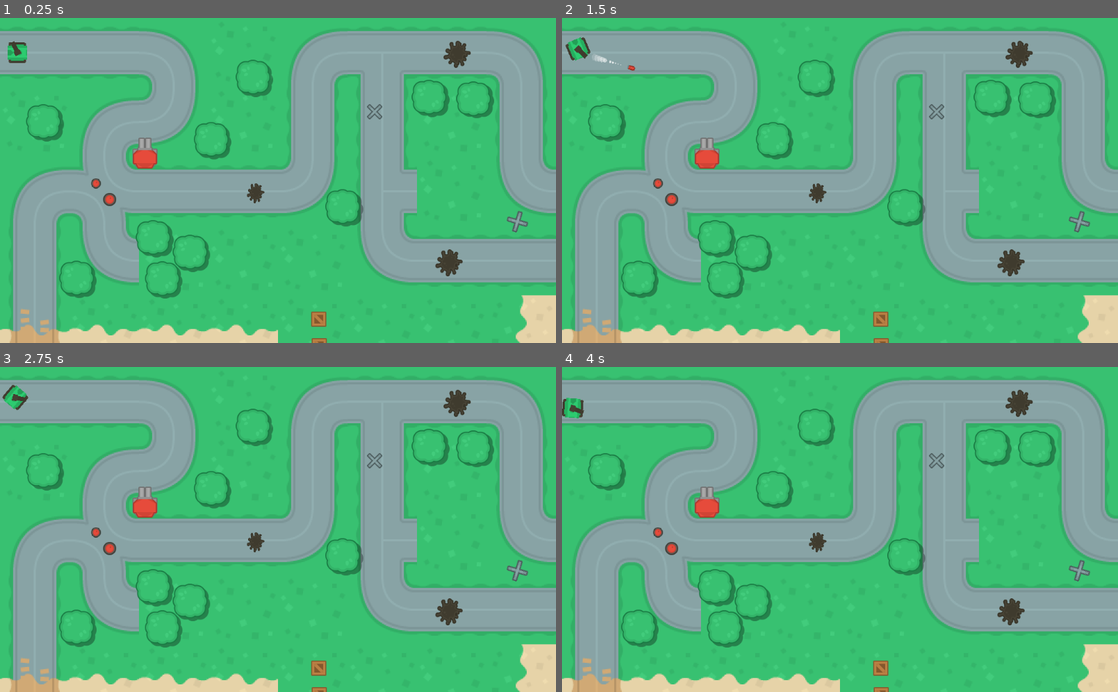
Above: before the commit, frames 1-4 (two rows, left to right).
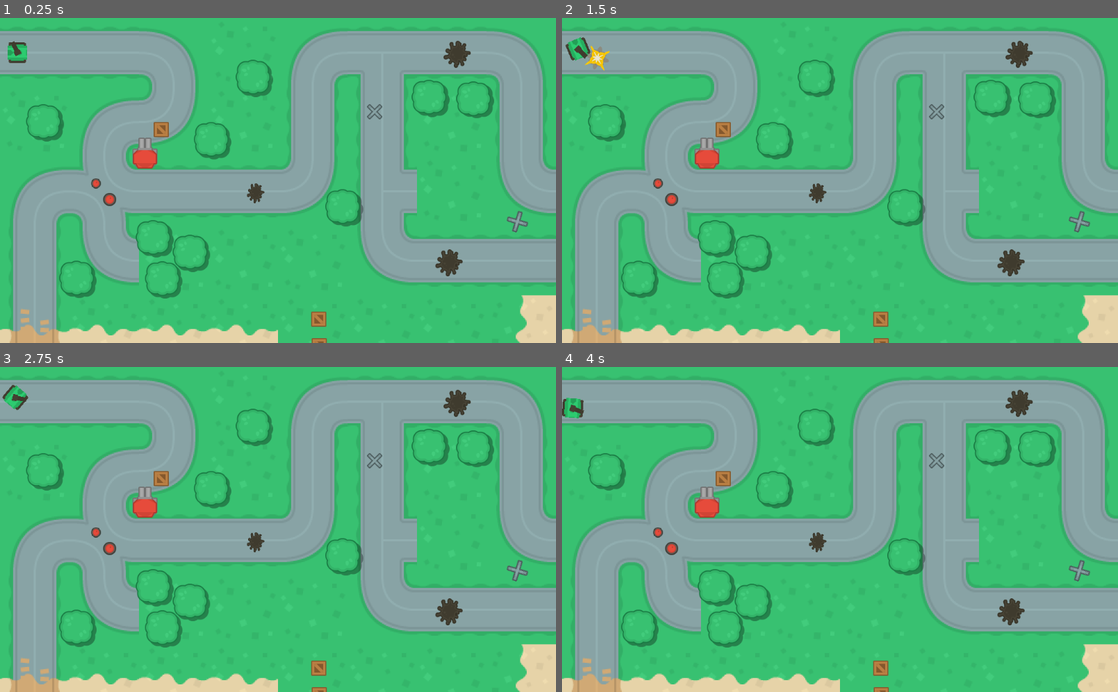
Above: after the commit, the same moments.

Repository: AnaTorres61/rogue-tank
Game: Godot game, scene res://scenes/test_area.tscn
Two runs of this game, one before a commit and one after it. Both use one fixed random seed, a clock stepped at 60 frames per second and the inputs below.
Inputs (mouse positions are in pixels of both pictures, inside the frame that each line leads up to):
- Up to frame 1 (0.25 s): no input
- Up to frame 2 (1.5 s): tap Enter at 0.5 s; move the mouse to (962, 164) at 0.52 s; hold Right (ui_right) 0.53-1.28 s; tap Space at 1.25 s; move the mouse to (728, 196) at 1.27 s; hold Down (ui_down) from 1.28 s (still down)
- Up to frame 3 (2.75 s): move the mouse to (333, 458) at 2.02 s; release Down (ui_down) at 2.03 s; hold Right (ui_right) from 2.03 s (still down)
- Up to frame 4 (4 s): move the mouse to (812, 594) at 2.77 s; release Right (ui_right) at 2.78 s; hold Up (ui_up) 2.78-3.53 s; move the mouse to (1006, 578) at 3.52 s; hold Left (ui_left) from 3.53 s (still down)

The runs differ from the first frame. In frame 1, 0.1% of the frame differs, in the area x 27-31%, y 32-37%; in frame 2, 0.3%, in the area x 4-31%, y 8-37%; in frame 3, 0.1%; in frame 4, 0.1%.

Commit message:
tank is hit

Diff:
--- a/scenes/Tank.tscn
+++ b/scenes/Tank.tscn
@@ -6,6 +6,7 @@
 [ext_resource path="res://sprites/shotRed.png" type="Texture" id=4]
 [ext_resource path="res://sprites/shotLarge.png" type="Texture" id=5]
 [ext_resource path="res://sprites/shotOrange.png" type="Texture" id=6]
+[ext_resource path="res://scripts/destructible.gd" type="Script" id=7]
 
 [sub_resource type="Animation" id=1]
 
@@ -50,6 +51,12 @@
 "values": [ true, false ]
 }
 
+[sub_resource type="CapsuleShape2D" id=2]
+
+custom_solver_bias = 0.0
+radius = 22.5978
+height = 4.37405
+
 [node name="Tank" type="KinematicBody2D" index="0"]
 
 z_index = 5
@@ -76,6 +83,7 @@
 
 [node name="barrel" type="Node2D" parent="." index="2"]
 
+editor/display_folded = true
 position = Vector2( 0, -0.540359 )
 _sections_unfolded = [ "Transform" ]
 
@@ -109,3 +117,26 @@
 anims/fire = SubResource( 1 )
 blend_times = [  ]
 _sections_unfolded = [ "Playback Options" ]
+
+[node name="damage_area" type="Area2D" parent="." index="3"]
+
+input_pickable = true
+gravity_vec = Vector2( 0, 1 )
+gravity = 98.0
+linear_damp = 0.1
+angular_damp = 1.0
+collision_layer = 32
+collision_mask = 0
+audio_bus_override = false
+audio_bus_name = "Master"
+script = ExtResource( 7 )
+_sections_unfolded = [ "Collision" ]
+health = 100
+
+[node name="shape" type="CollisionShape2D" parent="damage_area" index="0"]
+
+rotation = 1.5708
+shape = SubResource( 2 )
+_sections_unfolded = [ "Transform" ]
+
+[connection signal="destroid" from="damage_area" to="." method="_on_damage_area_destroid"]
--- a/scenes/test_area.tscn
+++ b/scenes/test_area.tscn
@@ -143,105 +143,109 @@
 
 position = Vector2( 586.95, 556.257 )
 
-[node name="crateWood3" parent="obstacles" index="5" instance=ExtResource( 3 )]
+[node name="crateWood7" parent="obstacles" index="5" instance=ExtResource( 3 )]
+
+position = Vector2( 297.432, 206.318 )
+
+[node name="crateWood3" parent="obstacles" index="6" instance=ExtResource( 3 )]
 
 position = Vector2( 263.798, 689.774 )
 scale = Vector2( 1.43049, 1.50069 )
 
-[node name="barricadeMetal4" parent="obstacles" index="6" instance=ExtResource( 4 )]
+[node name="barricadeMetal4" parent="obstacles" index="7" instance=ExtResource( 4 )]
 
 position = Vector2( 952.895, 375.956 )
 rotation = -0.494625
 scale = Vector2( 1.15736, 1.14862 )
 
-[node name="barricadeMetal5" parent="obstacles" index="7" instance=ExtResource( 4 )]
+[node name="barricadeMetal5" parent="obstacles" index="8" instance=ExtResource( 4 )]
 
 position = Vector2( 1362.95, 367.587 )
 rotation = -0.494625
 scale = Vector2( 1.15736, 1.14862 )
 
-[node name="barricadeMetal2" parent="obstacles" index="8" instance=ExtResource( 4 )]
+[node name="barricadeMetal2" parent="obstacles" index="9" instance=ExtResource( 4 )]
 
 position = Vector2( 689.733, 172.624 )
 
-[node name="barrelBlack_top" parent="obstacles" index="9" instance=ExtResource( 5 )]
+[node name="barrelBlack_top" parent="obstacles" index="10" instance=ExtResource( 5 )]
 
 position = Vector2( 1217.09, 326.182 )
 scale = Vector2( 1.80697, 1.76033 )
 _sections_unfolded = [ "Collision", "Transform", "Z Index" ]
 
-[node name="barrelBlack_top2" parent="obstacles" index="10" instance=ExtResource( 5 )]
+[node name="barrelBlack_top2" parent="obstacles" index="11" instance=ExtResource( 5 )]
 
 position = Vector2( 202.419, 335.036 )
 
-[node name="barrelBlack_top4" parent="obstacles" index="11" instance=ExtResource( 5 )]
+[node name="barrelBlack_top4" parent="obstacles" index="12" instance=ExtResource( 5 )]
 
 position = Vector2( 1518.62, 113.627 )
 scale = Vector2( 1.21568, 1.22644 )
 
-[node name="barrelBlack_top5" parent="obstacles" index="12" instance=ExtResource( 5 )]
+[node name="barrelBlack_top5" parent="obstacles" index="13" instance=ExtResource( 5 )]
 
 position = Vector2( 903.866, 625.924 )
 scale = Vector2( 1.21568, 1.22644 )
 
-[node name="barrelBlack_top3" parent="obstacles" index="13" instance=ExtResource( 5 )]
+[node name="barrelBlack_top3" parent="obstacles" index="14" instance=ExtResource( 5 )]
 
 position = Vector2( 176.741, 305.328 )
 scale = Vector2( 0.747123, 0.794686 )
 
-[node name="treeGreen_large4" parent="obstacles" index="14" instance=ExtResource( 6 )]
+[node name="treeGreen_large4" parent="obstacles" index="15" instance=ExtResource( 6 )]
 
 position = Vector2( 790.355, 146.314 )
 
-[node name="treeGreen_large8" parent="obstacles" index="15" instance=ExtResource( 6 )]
+[node name="treeGreen_large8" parent="obstacles" index="16" instance=ExtResource( 6 )]
 
 position = Vector2( 872.15, 148.586 )
 
-[node name="treeGreen_large5" parent="obstacles" index="16" instance=ExtResource( 6 )]
+[node name="treeGreen_large5" parent="obstacles" index="17" instance=ExtResource( 6 )]
 
 position = Vector2( 466.078, 109.128 )
 
-[node name="treeGreen_large9" parent="obstacles" index="17" instance=ExtResource( 6 )]
+[node name="treeGreen_large9" parent="obstacles" index="18" instance=ExtResource( 6 )]
 
 position = Vector2( 282.166, 405.305 )
 
-[node name="treeGreen_large11" parent="obstacles" index="18" instance=ExtResource( 6 )]
+[node name="treeGreen_large11" parent="obstacles" index="19" instance=ExtResource( 6 )]
 
 position = Vector2( 298.605, 481.424 )
 _sections_unfolded = [ "Collision", "Transform", "Z Index" ]
 
-[node name="treeGreen_large13" parent="obstacles" index="19" instance=ExtResource( 6 )]
+[node name="treeGreen_large13" parent="obstacles" index="20" instance=ExtResource( 6 )]
 
 position = Vector2( 349.869, 432.211 )
 _sections_unfolded = [ "Collision", "Transform", "Z Index" ]
 
-[node name="treeGreen_large12" parent="obstacles" index="20" instance=ExtResource( 6 )]
+[node name="treeGreen_large12" parent="obstacles" index="21" instance=ExtResource( 6 )]
 
 position = Vector2( 140.985, 479.637 )
 _sections_unfolded = [ "Collision", "Transform", "Z Index" ]
 
-[node name="treeGreen_large10" parent="obstacles" index="21" instance=ExtResource( 6 )]
+[node name="treeGreen_large10" parent="obstacles" index="22" instance=ExtResource( 6 )]
 
 position = Vector2( 388.513, 223.767 )
 
-[node name="treeGreen_large6" parent="obstacles" index="22" instance=ExtResource( 6 )]
+[node name="treeGreen_large6" parent="obstacles" index="23" instance=ExtResource( 6 )]
 
 position = Vector2( 631.317, 348.058 )
 
-[node name="treeGreen_large7" parent="obstacles" index="23" instance=ExtResource( 6 )]
+[node name="treeGreen_large7" parent="obstacles" index="24" instance=ExtResource( 6 )]
 
 position = Vector2( 80.4085, 191.464 )
 
-[node name="oilSpill_large" parent="obstacles" index="24" instance=ExtResource( 7 )]
+[node name="oilSpill_large" parent="obstacles" index="25" instance=ExtResource( 7 )]
 
 position = Vector2( 842.074, 66.6581 )
 
-[node name="oilSpill_large3" parent="obstacles" index="25" instance=ExtResource( 7 )]
+[node name="oilSpill_large3" parent="obstacles" index="26" instance=ExtResource( 7 )]
 
 position = Vector2( 470.696, 323.336 )
 scale = Vector2( 0.639708, 0.737164 )
 
-[node name="oilSpill_large2" parent="obstacles" index="26" instance=ExtResource( 7 )]
+[node name="oilSpill_large2" parent="obstacles" index="27" instance=ExtResource( 7 )]
 
 position = Vector2( 827.36, 452.239 )
 
--- a/scenes/turret_01.tscn
+++ b/scenes/turret_01.tscn
@@ -36,6 +36,7 @@
 }
 start_rot = 0.0
 sensor_radius = 100
+life = 50
 
 [node name="sprite" type="Sprite" parent="." index="0"]
 
@@ -49,7 +50,6 @@
 
 [node name="cannon" type="Area2D" parent="." index="2"]
 
-editor/display_folded = true
 input_pickable = true
 gravity_vec = Vector2( 0, 1 )
 gravity = 98.0
--- a/scenes/turret_01_bullet.tscn
+++ b/scenes/turret_01_bullet.tscn
@@ -9,7 +9,7 @@
 radius = 10.0
 height = 10.1891
 
-[node name="turret_01_bullet" type="Area2D" index="0"]
+[node name="turret_01_bullet" type="Area2D"]
 
 input_pickable = true
 gravity_vec = Vector2( 0, 1 )
@@ -17,6 +17,7 @@
 linear_damp = 0.1
 angular_damp = 1.0
 collision_layer = 0
+collision_mask = 32
 audio_bus_override = false
 audio_bus_name = "Master"
 script = ExtResource( 1 )
@@ -46,3 +47,5 @@
 position = Vector2( 57, 0 )
 rotation = 1.56727
 shape = SubResource( 1 )
+
+[connection signal="area_entered" from="." to="." method="_on_turret_01_bullet_area_entered"]
--- a/scripts/Tank.gd
+++ b/scripts/Tank.gd
@@ -118,3 +118,8 @@
 	barrel = val
 	if Engine.editor_hint:
 		update()
+
+
+func _on_damage_area_destroid():
+	$damage_area.queue_free()
+	queue_free()
--- a/scripts/turret_01.gd
+++ b/scripts/turret_01.gd
@@ -31,6 +31,7 @@
 	var new_shape = CircleShape2D.new()
 	new_shape.radius = sensor_radius
 	$sensor/shape.shape = new_shape
+	$cannon/sight.cast_to.x = sensor_radius
 
 
 func _on_sensor_body_entered(body):
@@ -71,6 +72,7 @@
 func _on_weak_spot_damage(damage, node):
 	life -= damage
 	if life <= 0:
+		set_process(false)
 		$cannon.queue_free()
 		$sensor.disconnect("body_exited",self,"on_sensor_body_exited")
 		$sensor.queue_free()
--- a/scripts/turret_01_bullet.gd
+++ b/scripts/turret_01_bullet.gd
@@ -19,3 +19,9 @@
 func set_dir(val):
 	dir = val
 	rotation = dir.angle()
+
+
+func _on_turret_01_bullet_area_entered(area):
+	if area.has_method("hit"):
+		area.hit(5,self)
+		queue_free()
Not shown: 1 places in scenes/Tank.tscn that only renumber resources
